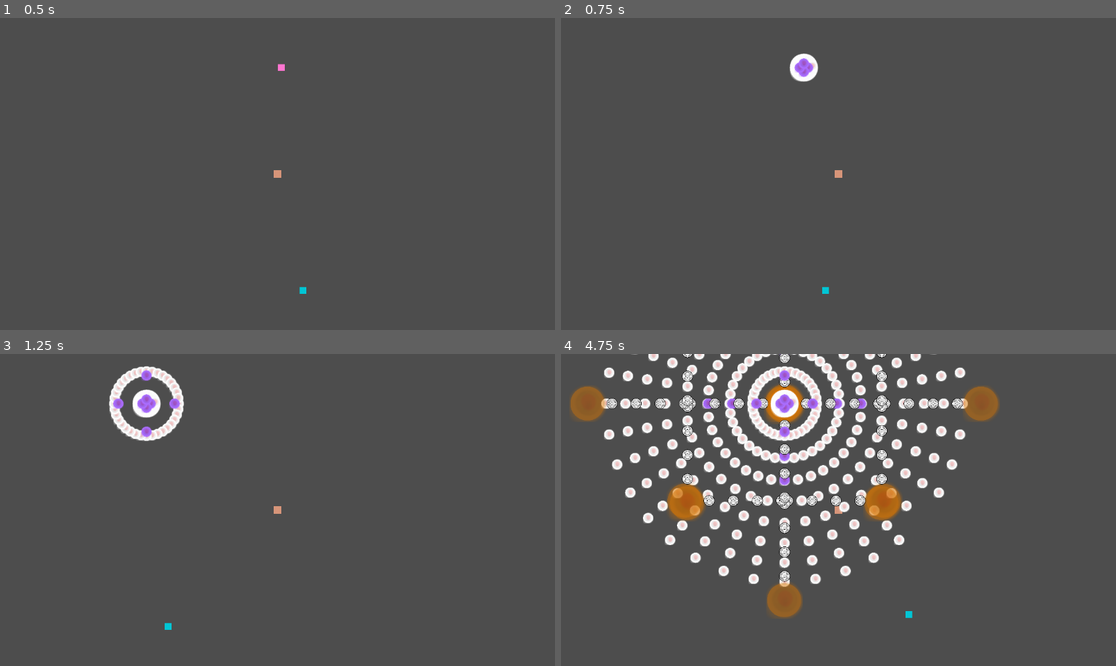
Above: before the commit, frames 1-4 (two rows, left to right).
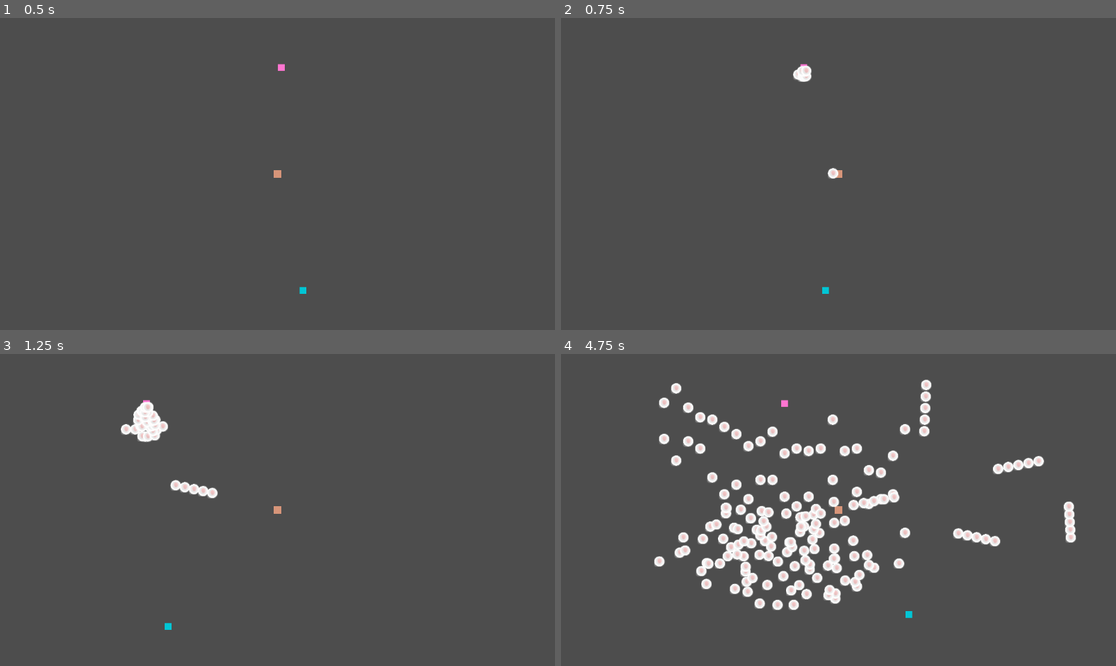
Above: after the commit, the same moments.

Repository: Simon014/PSLR2-Dungeon-Danmaku-Engine
Game: Godot game, scene res://RootScene.tscn
Same seed, same stepped clock (60 frames per second), same inputs: the game is played once before the commit and once after it.
Inputs:
- Up to frame 1 (0.5 s): no input
- Up to frame 2 (0.75 s): tap Enter at 0.5 s; hold D (right) from 0.53 s (still down); tap 1 (SPAttack1) at 0.6 s
- Up to frame 3 (1.25 s): keep holding D (right)
- Up to frame 4 (4.75 s): release D (right) at 1.28 s; hold S (down) 1.28-2.03 s; tap 1 (SPAttack1) every 0.75 s from 1.35 to 4.35 s; hold D (right) 2.03-2.78 s; hold W (up) 2.78-3.53 s; hold A (left) from 3.53 s (still down)

Frame 1 is identical in both runs. In frame 2, 0.4% of the frame differs, in the area x 41-51%, y 11-52%; in frame 3, 2.0%; in frame 4, 21%, in the area x 1-93%, y 0-85%.

Commit message:
adding attack settings and corresponding handlers in AEM
attacks can have bullet stats come from shooting entity stats

attacks can now be repeated. defaults to 1 (aka oneshot)
attacks now have a cost. no implementation yet, but once SP comes in, it will be used there.

Diff:
--- a/pslr-2-dungeon-danmaku-engine/Attacks/circle.tres
+++ /dev/null
@@ -1,25 +0,0 @@
-[gd_resource type="Resource" script_class="Attack" format=3 uid="uid://d1lbjvo8p1lxr"]
-
-[ext_resource type="Script" uid="uid://c1kc2tulupqfb" path="res://DDEcore/AttackResources/Bullets/Bullet.gd" id="1_01pee"]
-[ext_resource type="Script" uid="uid://canqgpmdpsups" path="res://DDEcore/AttackResources/Attacks/Attack.gd" id="2_bnn8g"]
-[ext_resource type="Script" uid="uid://dw6tlb0c7mt7y" path="res://DDEcore/AttackResources/AttackShapes/ShapeBase.gd" id="3_woodw"]
-
-[sub_resource type="Resource" id="Resource_8b3ly"]
-script = ExtResource("1_01pee")
-damage = 1.0
-friction = 0.1
-metadata/_custom_type_script = "uid://c1kc2tulupqfb"
-
-[sub_resource type="Resource" id="Resource_644yn"]
-script = ExtResource("3_woodw")
-MathFunction = "x*10"
-Var1 = 0.0
-var2 = 36.0
-AimingPosition = "Player"
-metadata/_custom_type_script = "uid://dw6tlb0c7mt7y"
-
-[resource]
-script = ExtResource("2_bnn8g")
-bullet = SubResource("Resource_8b3ly")
-shape = SubResource("Resource_644yn")
-metadata/_custom_type_script = "uid://canqgpmdpsups"
--- a/pslr-2-dungeon-danmaku-engine/Attacks/spliter bomb 4.tres
+++ /dev/null
@@ -1,33 +0,0 @@
-[gd_resource type="Resource" script_class="Attack" format=3 uid="uid://dgu5ot7auep0w"]
-
-[ext_resource type="Script" uid="uid://8j14v5u27w31" path="res://DDEcore/AttackResources/Bullets/split.gd" id="1_pketi"]
-[ext_resource type="Script" uid="uid://fbv70gg53nhe" path="res://DDEcore/AttackResources/Bullets/bomb.gd" id="2_qqkmm"]
-[ext_resource type="Script" uid="uid://canqgpmdpsups" path="res://DDEcore/AttackResources/Attacks/Attack.gd" id="3_por3t"]
-[ext_resource type="Script" uid="uid://dw6tlb0c7mt7y" path="res://DDEcore/AttackResources/AttackShapes/ShapeBase.gd" id="4_57f3x"]
-
-[sub_resource type="Resource" id="Resource_buaba"]
-script = ExtResource("2_qqkmm")
-damage = 5.115
-TTL = 2
-image = "res://Entities/bullets/Images/DebugBullet2.png"
-metadata/_custom_type_script = "uid://fbv70gg53nhe"
-
-[sub_resource type="Resource" id="Resource_dlv3y"]
-script = ExtResource("1_pketi")
-splitBullet = SubResource("Resource_buaba")
-damage = 1.0
-TTL = 2
-metadata/_custom_type_script = "uid://8j14v5u27w31"
-
-[sub_resource type="Resource" id="Resource_bn020"]
-script = ExtResource("4_57f3x")
-MathFunction = "x* 90"
-Var1 = 0.0
-var2 = 4.0
-metadata/_custom_type_script = "uid://dw6tlb0c7mt7y"
-
-[resource]
-script = ExtResource("3_por3t")
-bullet = SubResource("Resource_dlv3y")
-shape = SubResource("Resource_bn020")
-metadata/_custom_type_script = "uid://canqgpmdpsups"
--- a/pslr-2-dungeon-danmaku-engine/DDEcore/AttackResources/Attacks/Attack.gd
+++ b/pslr-2-dungeon-danmaku-engine/DDEcore/AttackResources/Attacks/Attack.gd
@@ -3,3 +3,10 @@
 
 @export var bullet: Bullet
 @export var shape: Shape
+
+@export_group("Attack Settings")
+@export var Repeat: int = 1
+@export var Cost: int = 1
+@export var UseEntityStats: bool = false
+#bullet stats will use the combat stats of the enemy, where possible.
+#ie, damage, attack speed etc.
--- a/pslr-2-dungeon-danmaku-engine/DDEcore/core_player_vars.gd
+++ b/pslr-2-dungeon-danmaku-engine/DDEcore/core_player_vars.gd
@@ -10,7 +10,7 @@
 var speed = 400
 var position
 #combat stats
-var attack = 1
+var attack = 1000
 var defence = 1
 var attackspeed = 100
 #effect data
--- a/pslr-2-dungeon-danmaku-engine/Entities/bullets/bomb/bullet.gd
+++ b/pslr-2-dungeon-danmaku-engine/Entities/bullets/bomb/bullet.gd
@@ -46,7 +46,7 @@
 
 func iexploded():
 	return $TTL.is_stopped()
-func _on_animation_player_current_animation_changed(name: StringName) -> void:
+func _on_animation_player_current_animation_changed(name: String) -> void:
 	if name == "":
 		queue_free()
 	pass # Replace with function body.
--- a/pslr-2-dungeon-danmaku-engine/Entities/enemy/attack_executor_manager.gd
+++ b/pslr-2-dungeon-danmaku-engine/Entities/enemy/attack_executor_manager.gd
@@ -14,9 +14,9 @@
 func _ready() -> void:
 	pass
 
-func ExecuteNewAttack(atklist: Array[Attack]) -> void:
+func ExecuteNewAttack(atklist: Array[Attack]) -> int:
 	if isactive:
-		return
+		return 0
 	else:
 		#clear the previous list.
 		activeAttack.clear()
@@ -31,11 +31,18 @@
 			if mathHandler.get_error_text() != "":
 				print("Math function invalid : " + mathHandler.get_error_text())
 				continue
-			#if all checks are good, append it.
-			activeAttack.append(atk)
+			#if all checks are good, check if it uses modified stats.
+			if atk.UseEntityStats:
+				atk.bullet.damage = get_parent().atk
+				atk.bullet.speed = get_parent().atkspeed
+			for i in range(atk.Repeat):
+				activeAttack.append(atk)
 		print(str(len(activeAttack)) + " out of " + str(len(atklist)) + " attacks succesfully initalized")
 		isactive = true
-	pass
+		var cost = 0
+		for i in activeAttack:
+			cost += i.Cost
+		return cost
 
 func _on_timer_timeout() -> void:
 	if len(activeAttack) == 0 and current == null:
@@ -96,5 +103,5 @@
 
 func DirectionalRender(atk: Attack, number: int):
 	# function defines the direction the bullet will go in. all other variables do not matter.
-	var newBullet = atk.bullet.Create(get_parent(), Vector2.from_angle(deg_to_rad(mathHandler.execute([number]))))
+	atk.bullet.Create(get_parent(), Vector2.from_angle(deg_to_rad(mathHandler.execute([number]))))
 	pass
--- a/pslr-2-dungeon-danmaku-engine/Entities/partner/PartnerController.gd
+++ b/pslr-2-dungeon-danmaku-engine/Entities/partner/PartnerController.gd
@@ -5,6 +5,7 @@
 var isdead
 var defence = corePartnerVars.defence
 var atk = corePartnerVars.attack
+var atkspeed = corePartnerVars.attackspeed
 
 func attack(direction):
 	#var bullet = load("res://Entities/bullets/normal/Bullet.tscn").instantiate()
--- a/pslr-2-dungeon-danmaku-engine/Entities/player/Player.tscn
+++ b/pslr-2-dungeon-danmaku-engine/Entities/player/Player.tscn
@@ -1,7 +1,7 @@
 [gd_scene format=3 uid="uid://cgtr8wu6fmp36"]
 
 [ext_resource type="Script" uid="uid://dwyxv6qi88xxj" path="res://Entities/player/PlayerController.gd" id="1_41wu2"]
-[ext_resource type="Script" uid="uid://3ssxccj6ab2u" path="res://Entities/enemy/attack_executor_manager.gd" id="2_fe6c5"]
+[ext_resource type="PackedScene" uid="uid://brt5c0qqu1ajj" path="res://Entities/Managers/attack_executor_manager.tscn" id="2_fe6c5"]
 
 [sub_resource type="CircleShape2D" id="CircleShape2D_mq5ly"]
 radius = 8.062258
@@ -36,7 +36,6 @@
 [node name="CollisionShape2D" type="CollisionShape2D" parent="DetectionArea" unique_id=1141911868]
 shape = SubResource("CircleShape2D_psduu")
 
-[node name="AttackExecutorManager" type="Node" parent="." unique_id=987062442]
-script = ExtResource("2_fe6c5")
+[node name="AttackExecutorManager" parent="." unique_id=743276342 instance=ExtResource("2_fe6c5")]
 
 [connection signal="timeout" from="ATKCD" to="." method="_on_atkcd_timeout"]
--- a/pslr-2-dungeon-danmaku-engine/Entities/player/PlayerController.gd
+++ b/pslr-2-dungeon-danmaku-engine/Entities/player/PlayerController.gd
@@ -9,6 +9,7 @@
 var atk = corePlayerVars.attack
 var defence = corePlayerVars.defence
 var speed = corePlayerVars.speed
+var atkspeed = corePlayerVars.attackspeed
 var attackExecutor
 
 @export var attack1: Array[Attack]
--- a/pslr-2-dungeon-danmaku-engine/RootScene.tscn
+++ b/pslr-2-dungeon-danmaku-engine/RootScene.tscn
@@ -2,35 +2,68 @@
 
 [ext_resource type="Script" uid="uid://qpp2q3t74mg3" path="res://debug.gd" id="1_03604"]
 [ext_resource type="PackedScene" uid="uid://cgtr8wu6fmp36" path="res://Entities/player/Player.tscn" id="1_vw6t8"]
-[ext_resource type="Script" uid="uid://ci72njx1mc2l8" path="res://DDEcore/AttackResources/Bullets/homing.gd" id="3_644yn"]
 [ext_resource type="PackedScene" uid="uid://dmcsko740rpui" path="res://Entities/partner/Partner.tscn" id="3_y8vh0"]
 [ext_resource type="PackedScene" uid="uid://plarhlsmydmo" path="res://Entities/enemy/enemy.tscn" id="4_p6tge"]
 [ext_resource type="Script" uid="uid://dw6tlb0c7mt7y" path="res://DDEcore/AttackResources/AttackShapes/ShapeBase.gd" id="5_u0r43"]
 [ext_resource type="Script" uid="uid://canqgpmdpsups" path="res://DDEcore/AttackResources/Attacks/Attack.gd" id="6_8b3ly"]
-[ext_resource type="Resource" uid="uid://d1lbjvo8p1lxr" path="res://Attacks/circle.tres" id="8_644yn"]
-[ext_resource type="Resource" uid="uid://dgu5ot7auep0w" path="res://Attacks/spliter bomb 4.tres" id="9_w6mlc"]
+[ext_resource type="Script" uid="uid://c1kc2tulupqfb" path="res://DDEcore/AttackResources/Bullets/Bullet.gd" id="8_8b3ly"]
+[ext_resource type="Script" uid="uid://fbv70gg53nhe" path="res://DDEcore/AttackResources/Bullets/bomb.gd" id="9_644yn"]
+
+[sub_resource type="Resource" id="Resource_8b3ly"]
+script = ExtResource("8_8b3ly")
+friendly = true
+metadata/_custom_type_script = "uid://c1kc2tulupqfb"
 
 [sub_resource type="Resource" id="Resource_eqcq4"]
-script = ExtResource("3_644yn")
-pathstart = 1.0
-damage = 1.0
-TTL = 10
-acceleration = 11.0
-friendly = true
-metadata/_custom_type_script = "uid://ci72njx1mc2l8"
-
-[sub_resource type="Resource" id="Resource_s6oar"]
 script = ExtResource("5_u0r43")
 Type = "Cartesian"
 Mode = "Iterative"
-Var1 = 10.0
 var3 = Vector2(0, -1)
 metadata/_custom_type_script = "uid://dw6tlb0c7mt7y"
 
-[sub_resource type="Resource" id="Resource_y6m3s"]
+[sub_resource type="Resource" id="Resource_s6oar"]
 script = ExtResource("6_8b3ly")
-bullet = SubResource("Resource_eqcq4")
-shape = SubResource("Resource_s6oar")
+bullet = SubResource("Resource_8b3ly")
+shape = SubResource("Resource_eqcq4")
+UseEntityStats = true
+metadata/_custom_type_script = "uid://canqgpmdpsups"
+
+[sub_resource type="Resource" id="Resource_644yn"]
+script = ExtResource("8_8b3ly")
+metadata/_custom_type_script = "uid://c1kc2tulupqfb"
+
+[sub_resource type="Resource" id="Resource_w6mlc"]
+script = ExtResource("5_u0r43")
+MathFunction = "sin(x)*10 + randi_range(-30,30) + 90"
+Var1 = 0.0
+var2 = 5.0
+metadata/_custom_type_script = "uid://dw6tlb0c7mt7y"
+
+[sub_resource type="Resource" id="Resource_buaba"]
+script = ExtResource("6_8b3ly")
+bullet = SubResource("Resource_644yn")
+shape = SubResource("Resource_w6mlc")
+Repeat = 20
+metadata/_custom_type_script = "uid://canqgpmdpsups"
+
+[sub_resource type="Resource" id="Resource_dlv3y"]
+script = ExtResource("9_644yn")
+metadata/_custom_type_script = "uid://fbv70gg53nhe"
+
+[sub_resource type="Resource" id="Resource_bn020"]
+script = ExtResource("5_u0r43")
+Type = "Cartesian"
+Mode = "Iterative"
+MathFunction = "randi_range(-10,10)"
+Var1 = 20.0
+var2 = 5.0
+metadata/_custom_type_script = "uid://dw6tlb0c7mt7y"
+
+[sub_resource type="Resource" id="Resource_ye7xa"]
+script = ExtResource("6_8b3ly")
+bullet = SubResource("Resource_dlv3y")
+shape = SubResource("Resource_bn020")
+Repeat = 5
 metadata/_custom_type_script = "uid://canqgpmdpsups"
 
 [node name="RootScene" type="Node2D" unique_id=534867270]
@@ -38,11 +71,11 @@
 
 [node name="Player" parent="." unique_id=217802643 instance=ExtResource("1_vw6t8")]
 position = Vector2(569, 254)
-attack1 = Array[ExtResource("6_8b3ly")]([SubResource("Resource_y6m3s")])
+attack1 = Array[ExtResource("6_8b3ly")]([SubResource("Resource_s6oar")])
 
 [node name="Partner" parent="." unique_id=617075088 instance=ExtResource("3_y8vh0")]
 position = Vector2(622, 496)
 
 [node name="Enemy" parent="." unique_id=76727699 instance=ExtResource("4_p6tge")]
 position = Vector2(577, 33)
-attack = Array[ExtResource("6_8b3ly")]([ExtResource("8_644yn"), ExtResource("9_w6mlc")])
+attack = Array[ExtResource("6_8b3ly")]([SubResource("Resource_buaba"), SubResource("Resource_ye7xa")])
Not shown, added: pslr-2-dungeon-danmaku-engine/RootScene.tscn18621499730.tmp
